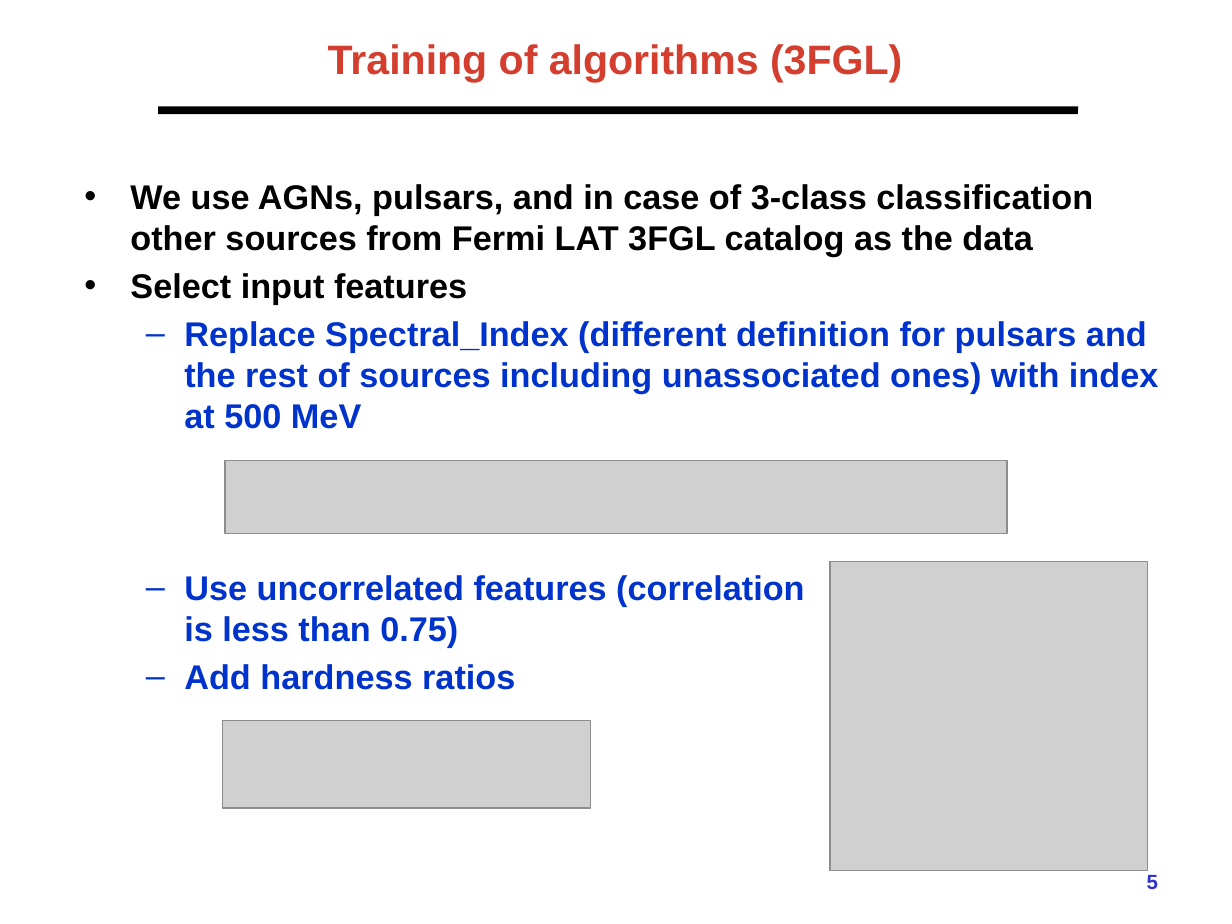
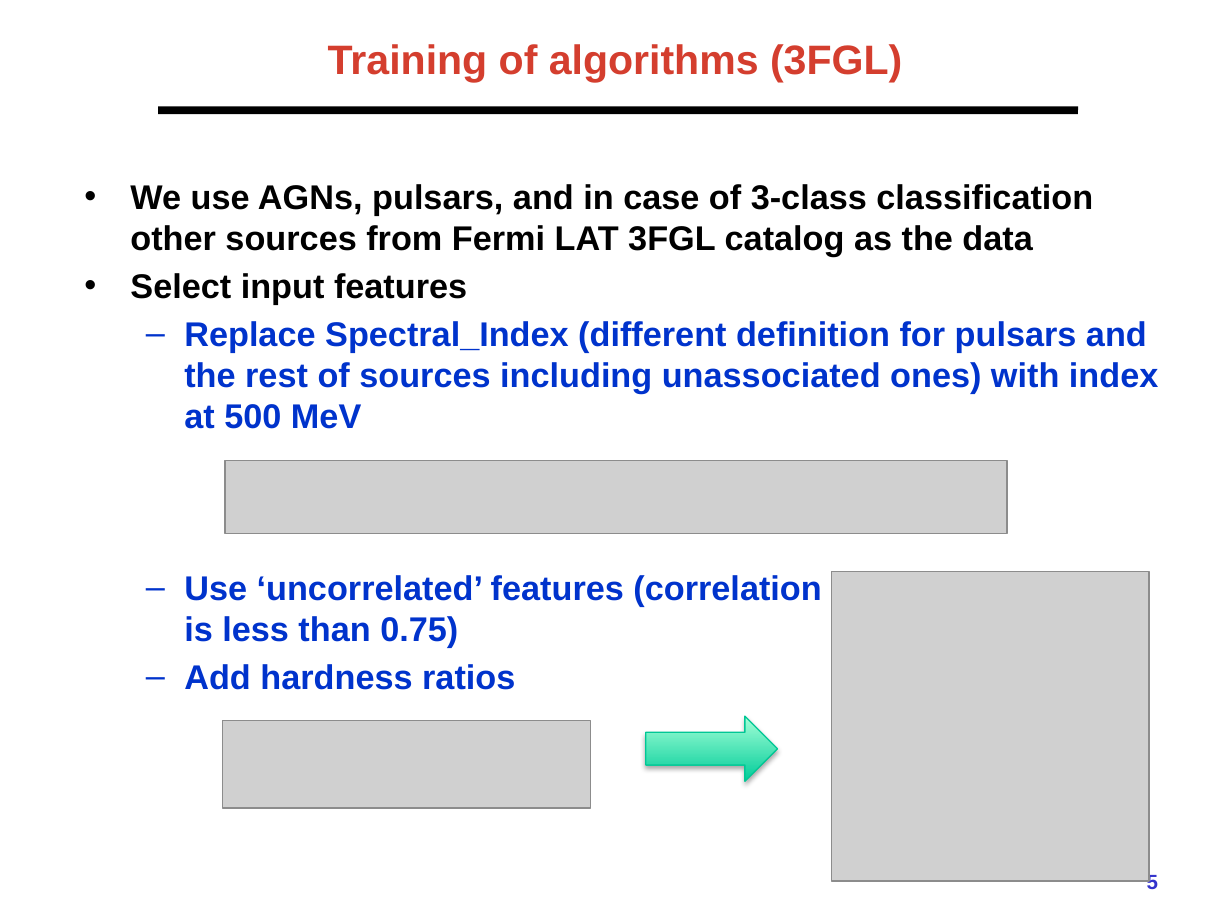
Before and after one commit to aakashbhat/Fermi-LAT, a slide deck: slide 5 of presentations/2021-02-Fermi_prob_catalog_ECAP_ML.pptx. Drawn at 1232x924 pixels with LibreOffice and Linux fonts; fonts in the diff are those of the drawing; grey boxes stand for pictures; background and template pictures are left out. Boxes give left, top, right and bottom in pixels: in the first picture for what was removed or moved away, otherwise in the second. Text is boxed around its words. In the diff, an @@ line names an element or a change of style, - is before the commit and + after.

Commit message:
1. Presentation updated 2. Table moved to BDT + Appendix table 3. New    catas

```diff
--- a/presentations/2021-02-Fermi_prob_catalog_ECAP_ML.pptx
+++ b/presentations/2021-02-Fermi_prob_catalog_ECAP_ML.pptx
@@ text at bbox=[184, 575, 821, 647]: text changed @@
-  – Use uncorrelated features (correlation
-    is less than 0.75)
+  – Use ‘uncorrelated’ features (correlation
+    is less than 0.75)
@@ picture: place and size @@
-picture at bbox=[830, 562, 1148, 871]
+picture at bbox=[832, 572, 1149, 881]
@@ right arrow added at bbox=[646, 716, 777, 781], fill gradient #00CC99 to #A5FFD6, outline #00C896 0.75 pt @@
```
Also in this commit, not shown: 13 other slides changed, 26 other files.
